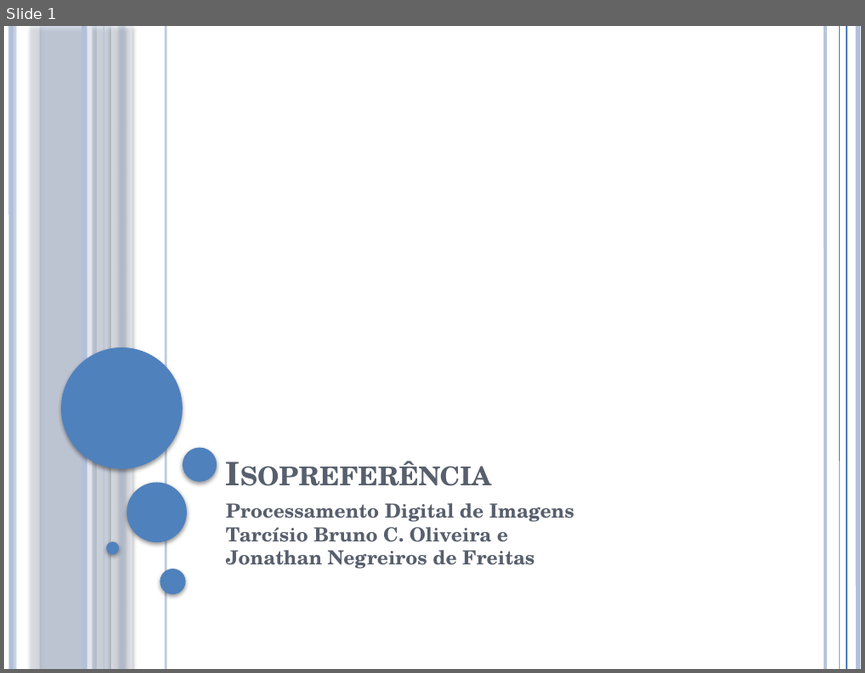
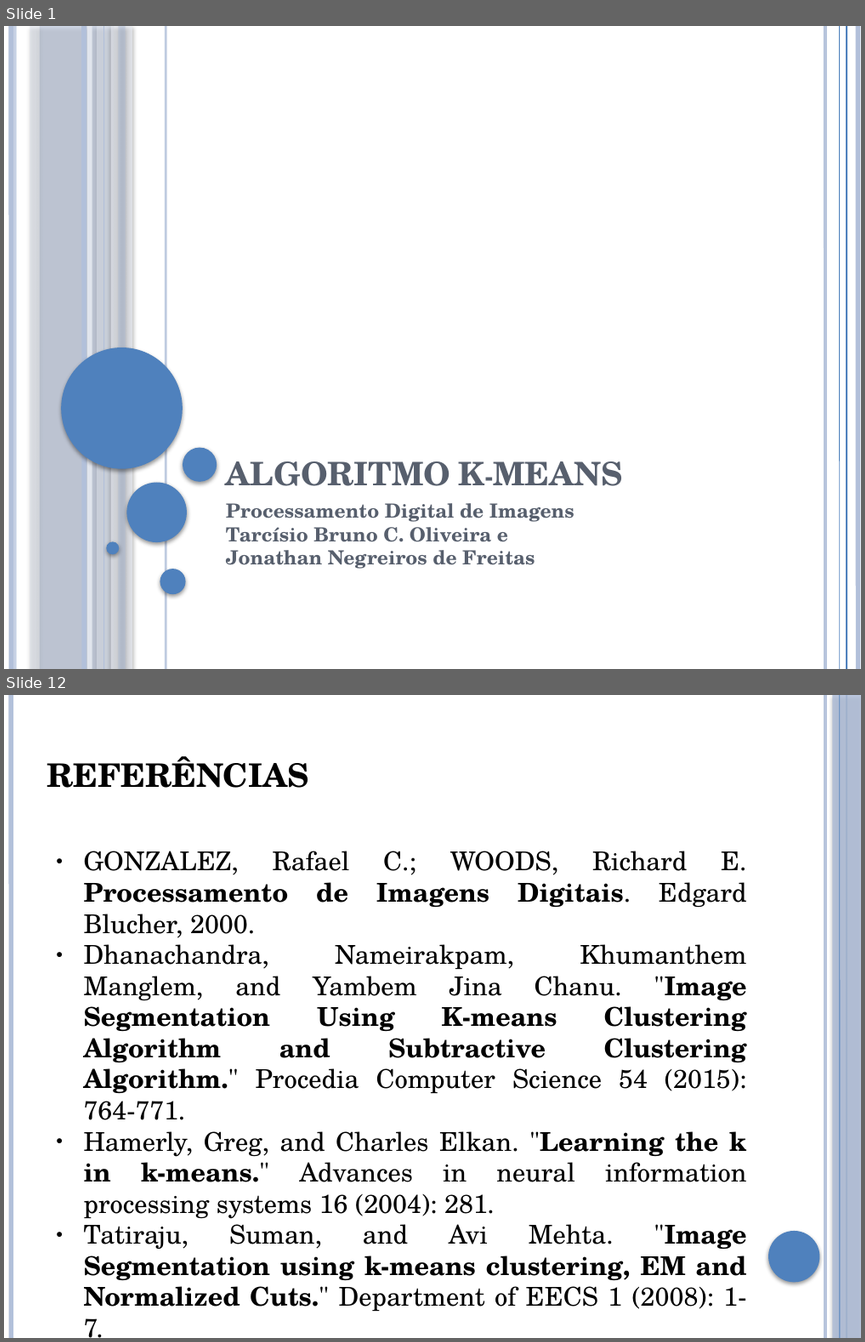
Before and after one commit to brunoliveira8/pdi, a slide deck: trabalho 4/apresentacao.pptx. Shown one above the other, each under a label of ours: slide 1 before the commit, slides 1 and 12 after it; the slides between them are not shown. The pictures are 865x673 and 865x1342 pixels, drawn with LibreOffice and Linux fonts; fonts in the diff are those of the drawing. Boxes give left, top, right and bottom in pixels: in the first picture for what was removed or moved away, otherwise in the second. Text is boxed around its words. In the diff, an @@ line names an element or a change of style, - is before the commit and + after.

```diff
--- a/trabalho 4/apresentacao.pptx
+++ b/trabalho 4/apresentacao.pptx
@@ slide 12 added at (4, 695, 861, 1338), background #FFFFFF; not listed: 3 template elements that a slide beside it also shows @@
@@ line added from (825, 695) to (826, 1338), #B3C1DB 3 pt @@
@@ rectangle added at (833, 695, 861, 1338), fill #B3C1DB at 87% opacity @@
@@ text added at (46, 756, 308, 788), 30 pt, text #000000, bold @@
+REFERÊNCIAS
@@ text added at (84, 851, 747, 1310), 24 pt, text #000000 @@
+● GONZALEZ, Rafael C.; WOODS, Richard E. Processamento de Imagens Digitais. Edgard Blucher, 2000.
+● Dhanachandra, Nameirakpam, Khumanthem Manglem, and Yambem Jina Chanu. "Image Segmentation Using K-means Clustering Algorithm and Subtractive Clustering Algorithm." Procedia Computer Science 54 (2015): 764-771.
+● Hamerly, Greg, and Charles Elkan. "Learning the k in k-means." Advances in neural information processing systems 16 (2004): 281.
+● Tatiraju, Suman, and Avi Mehta. "Image Segmentation using k-means clustering, EM and Normalized Cuts." Department of EECS 1 (2008): 1-7.
@@ ellipse added at (768, 1231, 820, 1282), fill #4F81BD @@
@@ slide 1 changed as well @@
@@ text at (226, 461, 623, 486): text changed @@
-Isopreferência
+ALGORITMO K-MEANS
```
Also in this commit, not shown: 10 other slides added, 1 slide removed.
